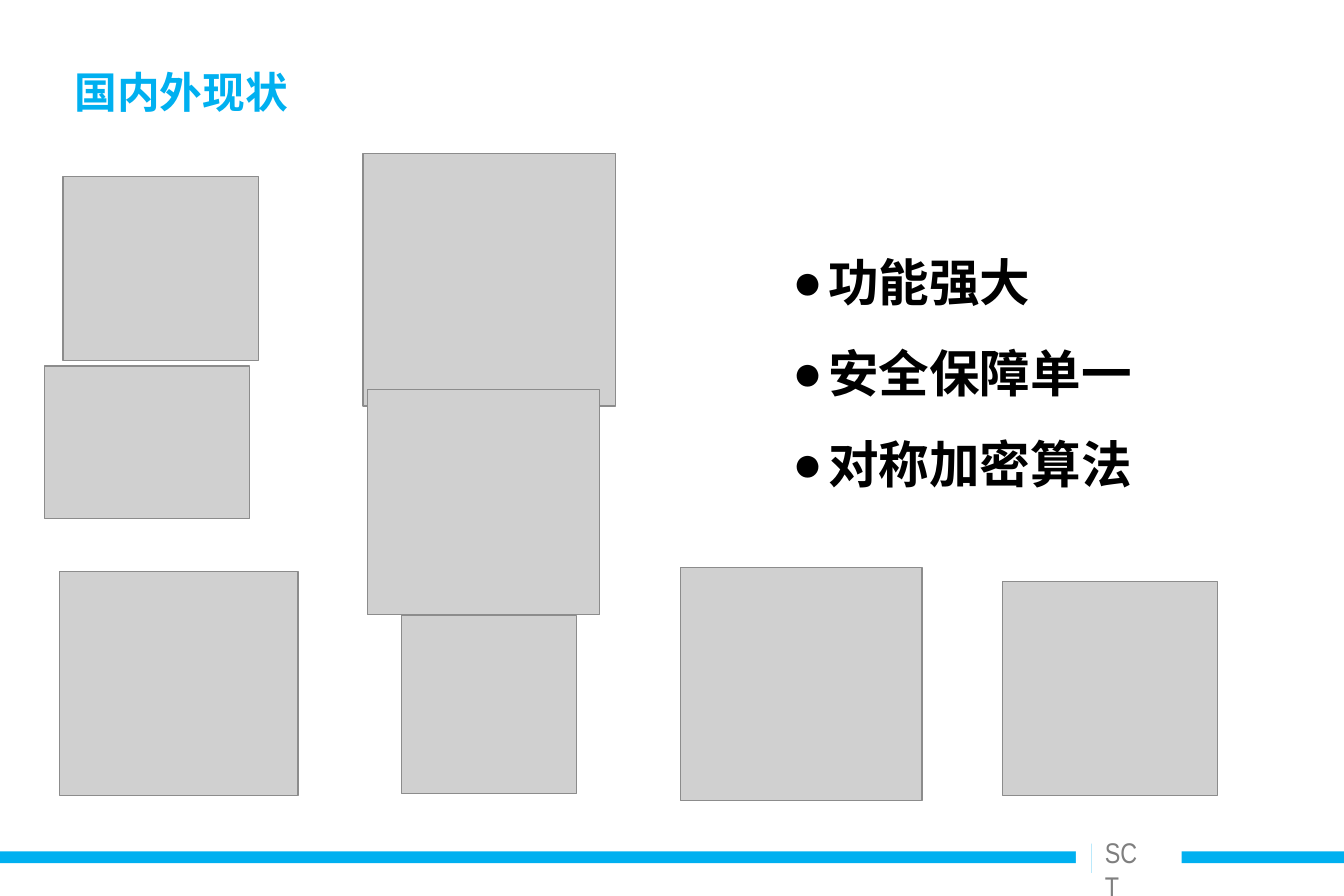
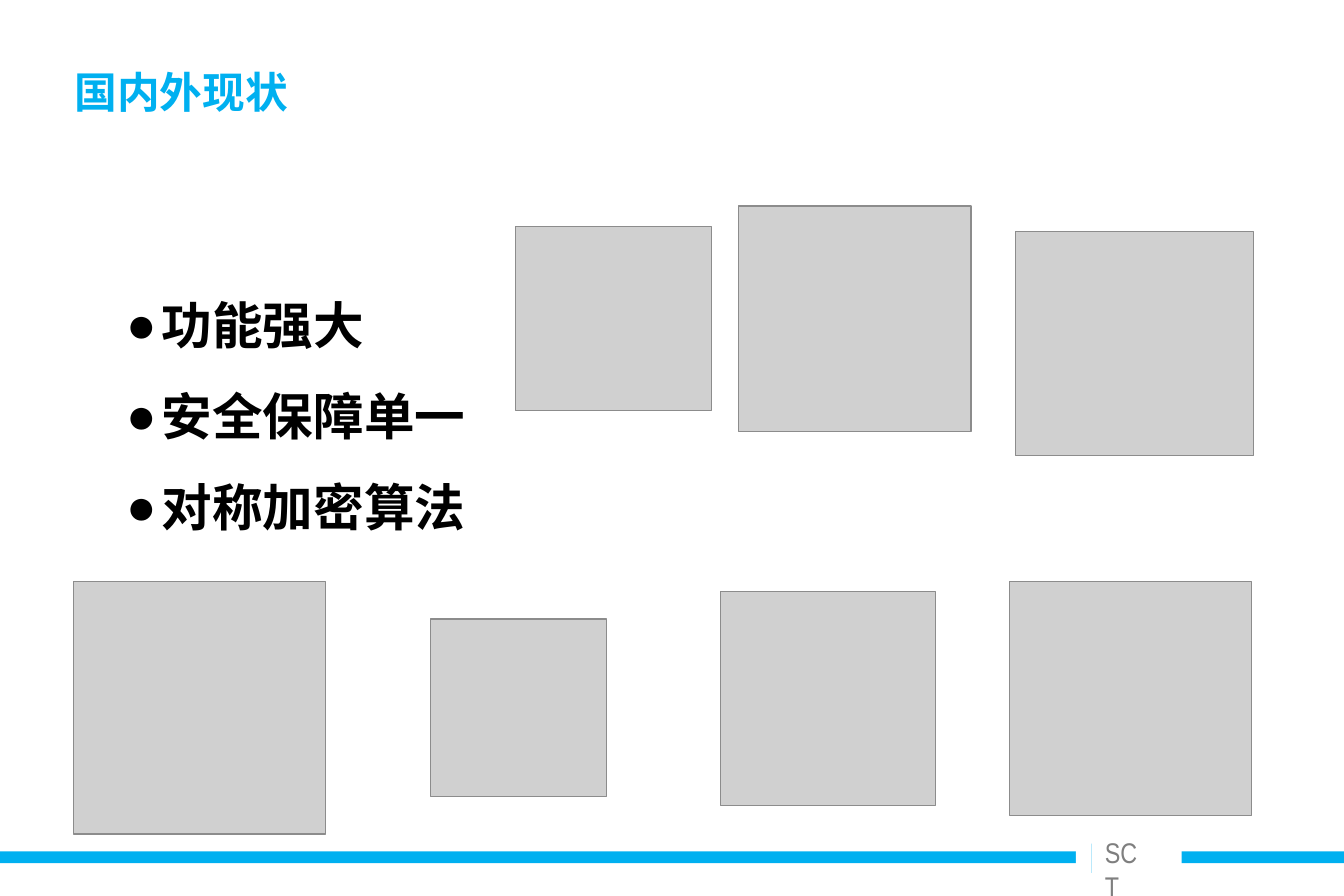
Before and after one commit to Snowin1994/-, a slide deck: slide 8 of 毕业设计相关/答辩ppt/安全聊天工具的设计与实现_v0.9.ppt. Drawn at 1344x896 pixels with LibreOffice and Linux fonts; fonts in the diff are those of the drawing; grey boxes stand for pictures. Boxes give left, top, right and bottom in pixels: in the first picture for what was removed or moved away, otherwise in the second. Text is boxed around its words. In the diff, an @@ line names an element or a change of style, - is before the commit and + after.

Commit message:
基本完成，差代码的加密部分bug

```diff
--- a/毕业设计相关/答辩ppt/安全聊天工具的设计与实现_v0.9.ppt
+++ b/毕业设计相关/答辩ppt/安全聊天工具的设计与实现_v0.9.ppt
@@ picture: place and size @@
-picture at (44, 366, 249, 519)
+picture at (739, 206, 971, 431)
@@ picture: place and size @@
-picture at (363, 154, 616, 406)
+picture at (516, 226, 711, 410)
@@ picture: place and size @@
-picture at (63, 176, 258, 360)
+picture at (1015, 231, 1253, 455)
@@ text "功能强大": place and size @@
-text "功能强大" at (828, 258, 1132, 488)
+text "功能强大" at (162, 301, 466, 531)
@@ picture removed at (368, 389, 600, 615) @@
@@ picture: place and size @@
-picture at (60, 571, 298, 795)
+picture at (74, 582, 327, 834)
@@ picture: place and size @@
-picture at (681, 568, 922, 801)
+picture at (720, 591, 935, 806)
@@ picture: place and size @@
-picture at (1003, 582, 1218, 797)
+picture at (1009, 582, 1252, 815)
@@ picture: place and size @@
-picture at (402, 616, 577, 793)
+picture at (431, 619, 607, 797)
```
Also in this commit, not shown: 21 other slides changed, 4 slides added, 7 slides removed, 23 other files.
